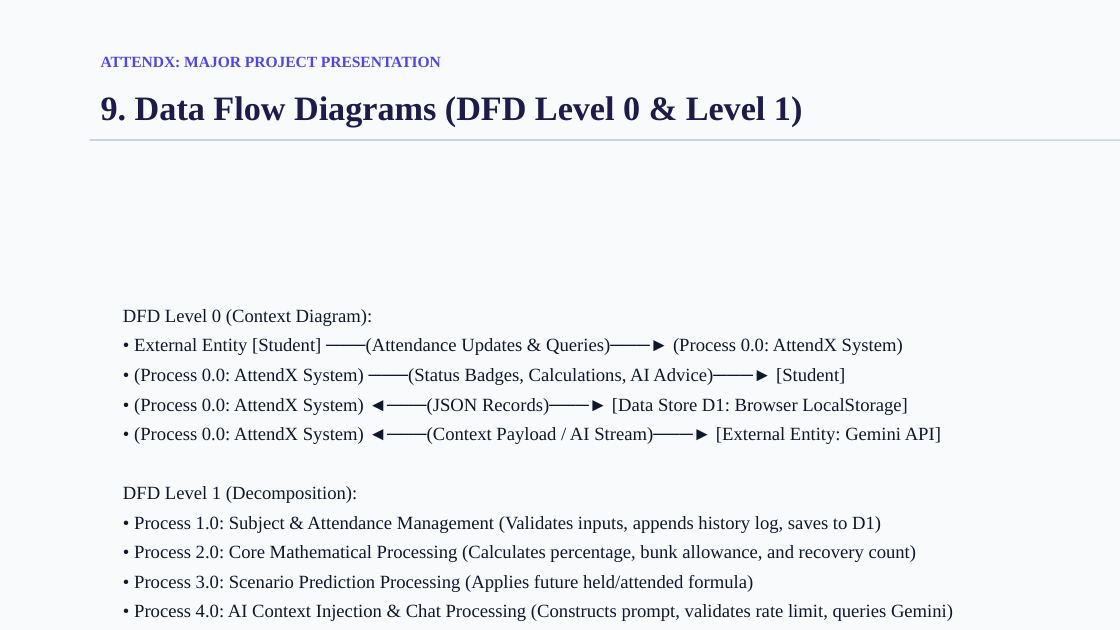
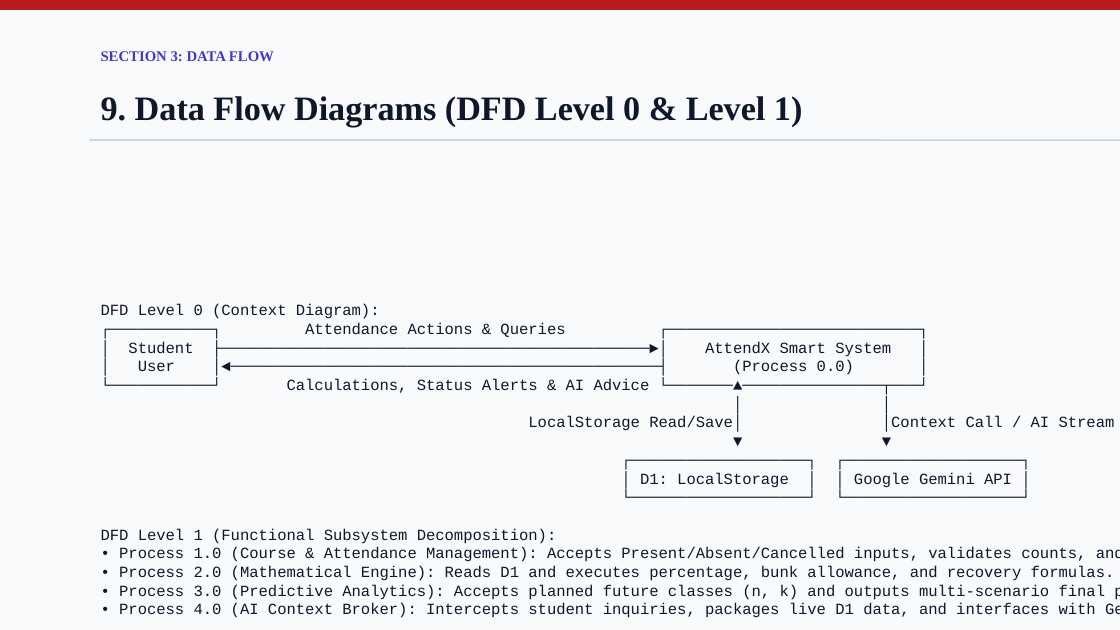
Before and after one commit to Aaryan-Raj21/attendx-smart-planner, a slide deck: slide 11 of AttendX_Major_Project_Presentation.pptx. Drawn at 1120x630 pixels with LibreOffice and Linux fonts; fonts in the diff are those of the drawing; background and template pictures are left out. Boxes give left, top, right and bottom in pixels: in the first picture for what was removed or moved away, otherwise in the second. Text is boxed around its words. In the diff, an @@ line names an element or a change of style, - is before the commit and + after.

```diff
--- a/AttendX_Major_Project_Presentation.pptx
+++ b/AttendX_Major_Project_Presentation.pptx
@@ rectangle added at (x1=0, y1=0, x2=1120, y2=9), fill #B91C1C, outline #B91C1C 1 pt @@
@@ text removed at (x1=101, y1=56, x2=441, y2=67) @@
-ATTENDX: MAJOR PROJECT PRESENTATION
@@ text added at (x1=101, y1=51, x2=274, y2=61), 9.5 pt, text #4338CA, bold @@
+SECTION 3: DATA FLOW
@@ text "9. Data Flow Diagrams (DFD ..." at (x1=101, y1=96, x2=803, y2=127): text colour #1E1B4B to #0F172A @@
@@ text "DFD Level 0 (Context Diagram):" moved from (x1=123, y1=309, x2=953, y2=621) to (x1=101, y1=304, x2=1120, y2=618) @@
@@ text at (x1=101, y1=323, x2=1120, y2=618): text changed; size 12 to 10 pt; font Times New Roman to Courier New @@
-• External Entity [Student] ───(Attendance Updates & Queries)───► (Process 0.0: AttendX System)
-• (Process 0.0: AttendX System) ───(Status Badges, Calculations, AI Advice)───► [Student]
-• (Process 0.0: AttendX System) ◄───(JSON Records)───► [Data Store D1: Browser LocalStorage]
-• (Process 0.0: AttendX System) ◄───(Context Payload / AI Stream)───► [External Entity: Gemini API]
-DFD Level 1 (Decomposition):
-• Process 1.0: Subject & Attendance Management (Validates inputs, appends history log, saves to D1)
-• Process 2.0: Core Mathematical Processing (Calculates percentage, bunk allowance, and recovery count)
-• Process 3.0: Scenario Prediction Processing (Applies future held/attended formula)
-• Process 4.0: AI Context Injection & Chat Processing (Constructs prompt, validates rate limit, queries Gemini)
+┌───────────┐ Attendance Actions & Queries ┌───────────────────────────┐
+│ Student ├──────────────────────────────────────────────►│ AttendX Smart System │
+│ User │◄──────────────────────────────────────────────┤ (Process 0.0) │
+└───────────┘ Calculations, Status Alerts & AI Advice └───────▲───────────────┬───┘
+│ │
+LocalStorage Read/Save│ │Context Call / AI Stream
+▼ ▼
+┌───────────────────┐ ┌───────────────────┐
+│ D1: LocalStorage │ │ Google Gemini API │
+└───────────────────┘ └───────────────────┘
+DFD Level 1 (Functional Subsystem Decomposition):
+• Process 1.0 (Course & Attendance Management): Accepts Present/Absent/Cancelled inputs, validates counts, and writes to D1.
+• Process 2.0 (Mathematical Engine): Reads D1 and executes percentage, bunk allowance, and recovery formulas.
+• Process 3.0 (Predictive Analytics): Accepts planned future classes (n, k) and outputs multi-scenario final percentages.
+• Process 4.0 (AI Context Broker): Intercepts student inquiries, packages live D1 data, and interfaces with Gemini API.
@@ text at (x1=101, y1=304, x2=380, y2=319): size 12 to 10 pt, font Times New Roman to Courier New in "DFD Level 0 (Context Diagram):"; line spacing 19pt to 1 @@
```
Also in this commit, not shown: 21 other slides changed, 3 slides added, 3 slides removed, 9 other files.
